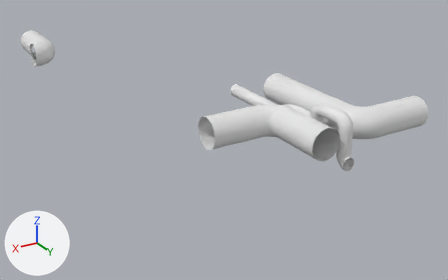
One commit to the FBX model ProjectIII_TheBigOne/Assets/Models/World/Level/BETA/v2/MainHall_Pipes.fbx: the scene before it, then after it.
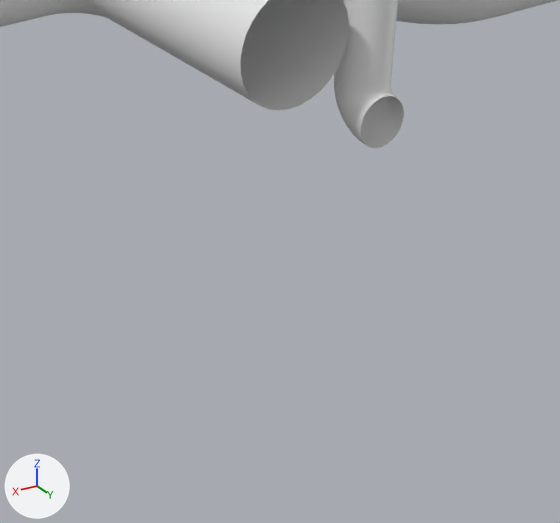
Each version appears first whole from a camera (50 mm lens) standing at (14.09, 68.35, 17.51) and looking at (-4.41, 37.51, 2.09), and next in a close-up on the part from 56% to 88% of the width and 48% to 96% of the height. Lighting does not change. The marker at lower left points along +X, +Y and +Z. Where no turn or scale is listed for an object, it has been applied to the vertices.
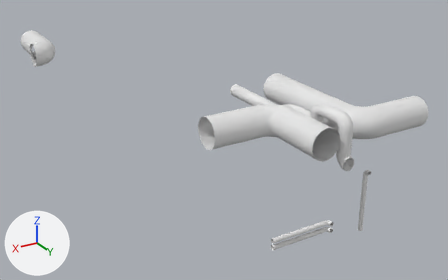
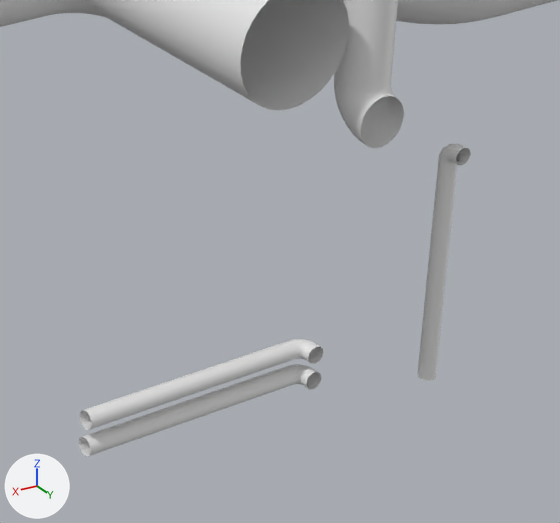
Pixel boxes (x1, y1, x2, y2) of what changed, in the close-ups (560 x 523 px):
'Cylinder063', added
    after: (80, 342, 293, 430)
'Cylinder061', added
    after: (79, 368, 291, 457)
'Cylinder077', added
    after: (417, 168, 457, 381)
'Cylinder078', added
    after: (438, 143, 471, 172)
'Cylinder064', added
    after: (285, 339, 323, 364)
'Cylinder062', added
    after: (283, 364, 321, 390)

What the commit changed:
Mesh me_mesh_009_1 is new.
It has 84 vertices, 72 faces and spans x -1.4..1.6, y -0.12..0.12, z -0.12..0.12.
Mesh me_mesh_025 is new.
It has 84 vertices, 72 faces and spans x -0.12..0.12, y -0.12..0.12, z -1.6..1.4.
Mesh me_mesh_012_1 is new.
It has 132 vertices, 120 faces and spans x -0.14..0.235, y -0.14..0.231, z -0.12..0.12.
Mesh me_mesh_026 is new.
It has 132 vertices, 120 faces and spans x -0.12..0.12, y -0.14..0.231, z -0.235..0.14.
Object 'Cylinder061' (ob_cylinder061) is new; it shows me_mesh_009_1.
Its location is (-1.85, 48.74, 1.77).
Object 'Cylinder077' (ob_cylinder077) is new; it shows me_mesh_025.
Its location is (-5.65, 48.74, 2.64).
Object 'Cylinder064' (ob_cylinder064) is new; it shows me_mesh_012_1.
Its location is (-3.48, 48.76, 2.14).
Object 'Cylinder063' (ob_cylinder063) is new; it shows a copy of me_mesh_009_1.
Its location is (-1.85, 48.74, 2.14).
Object 'Cylinder062' (ob_cylinder062) is new; it shows a copy of me_mesh_012_1.
Its location is (-3.48, 48.76, 1.77).
Object 'Cylinder078' (ob_cylinder078) is new; it shows me_mesh_026.
Its location is (-5.65, 48.76, 4.28).
